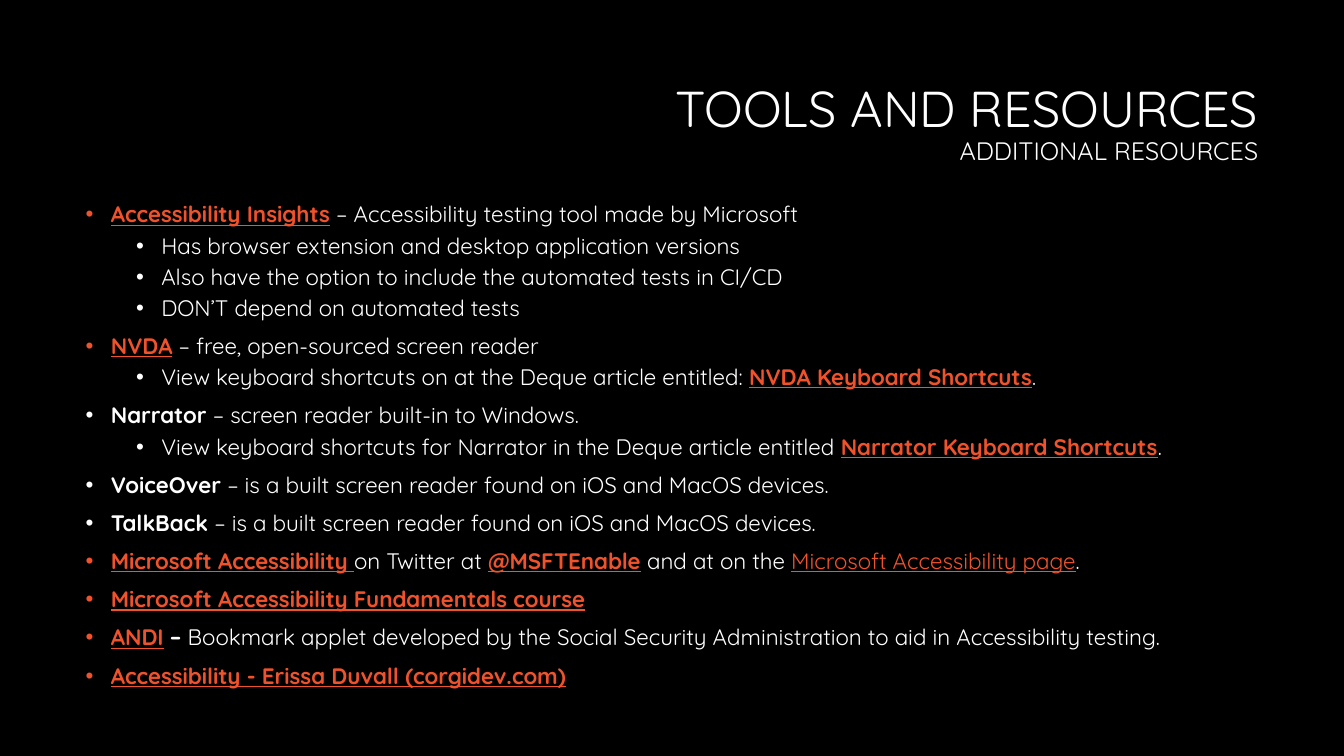
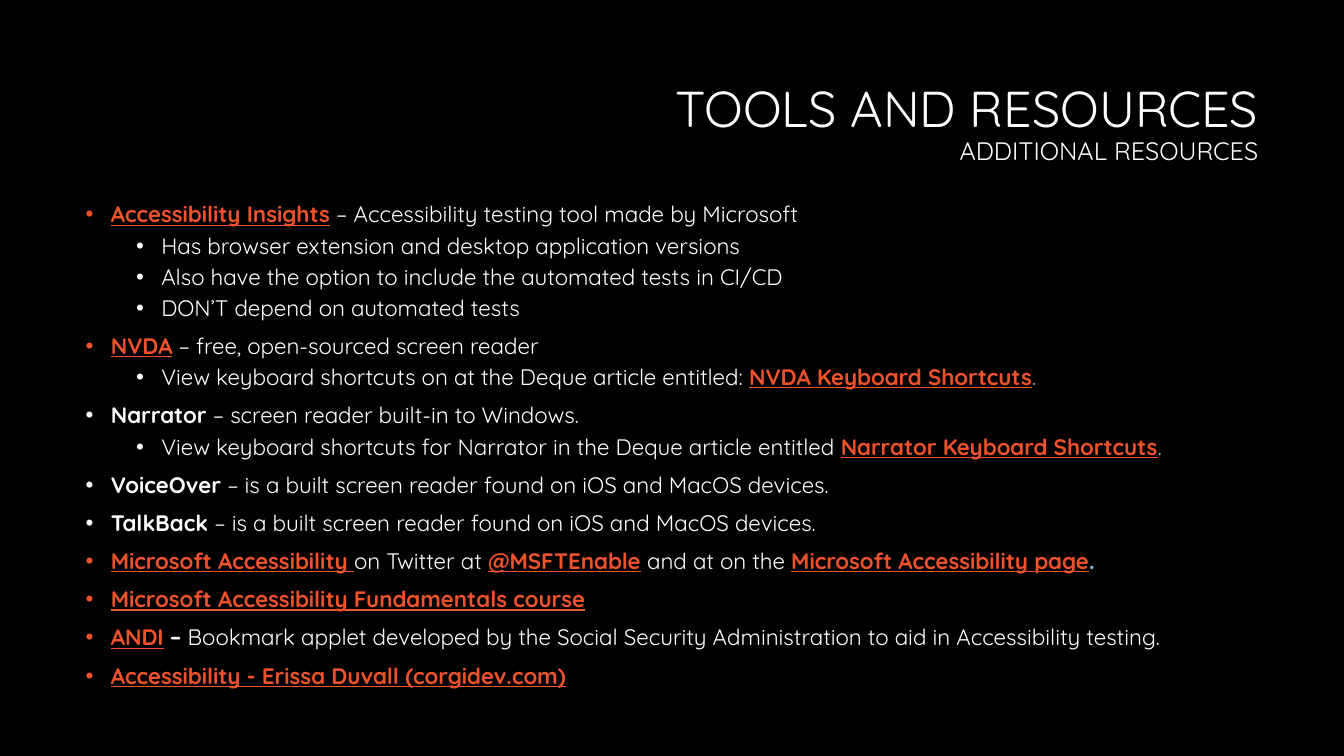
Before and after one commit to CorgiDev/A11y-Materials, a slide deck: slide 17 of Presenations/2023 Presentations/AccessibilityTesting101-CincyDeliver2023.pptx. Drawn at 1344x756 pixels with LibreOffice and Linux fonts; fonts in the diff are those of the drawing; background and template pictures are left out. Boxes give left, top, right and bottom in pixels: in the first picture for what was removed or moved away, otherwise in the second. Text is boxed around its words. In the diff, an @@ line names an element or a change of style, - is before the commit and + after.

```diff
--- a/Presenations/2023 Presentations/AccessibilityTesting101-CincyDeliver2023.pptx
+++ b/Presenations/2023 Presentations/AccessibilityTesting101-CincyDeliver2023.pptx
@@ text at box(111, 368, 1162, 574): text colour #FFFFFF to #92C3EA in "Shortcuts.", "Shortcuts.", "page."; bold on in "Microsoft Accessibility page." @@
```
Also in this commit, not shown: 4 other slides changed.
